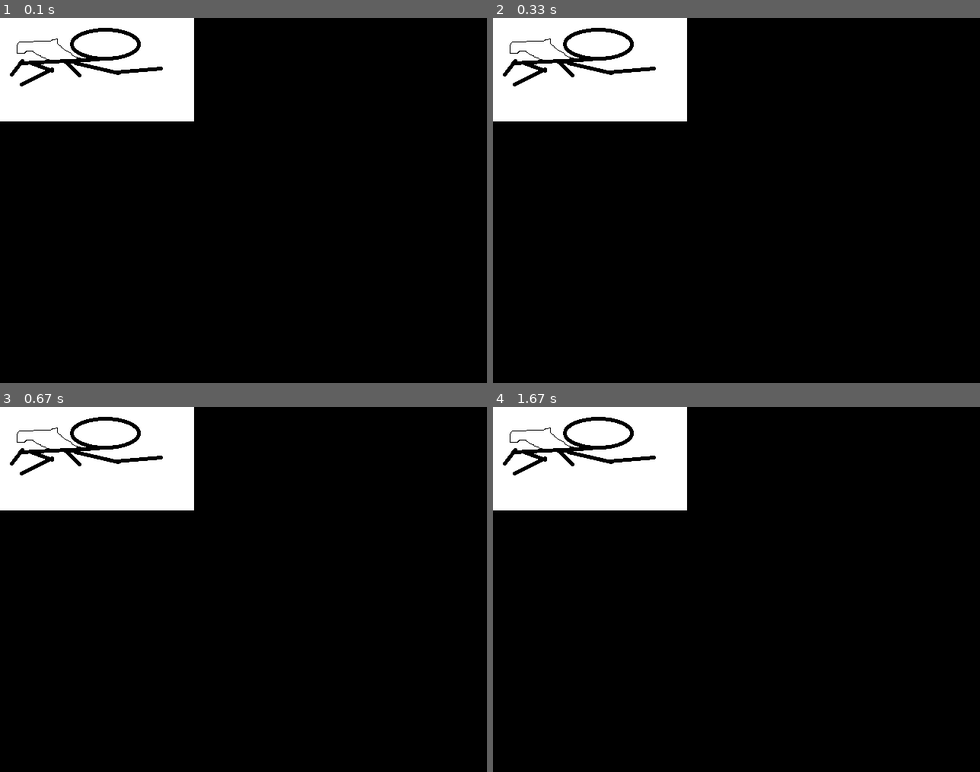
Above: before the commit, frames 1-4 (two rows, left to right).
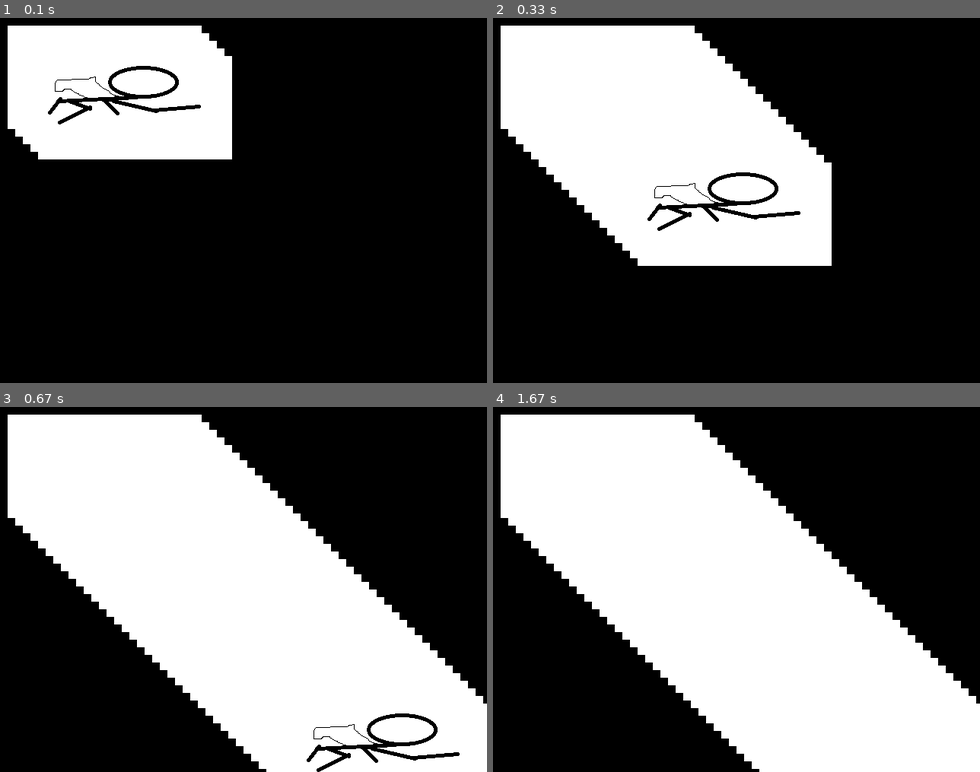
Above: after the commit, the same moments.

Repository: MrValdez/pygame-tutorial
Game: pygame game, started from main.py
Two runs of this game, one before a commit and one after it. Both use one fixed random seed, a clock stepped at 60 frames per second and the inputs below.
Inputs:
- Up to frame 1 (0.1 s): no input
- Up to frame 2 (0.33 s): no input
- Up to frame 3 (0.67 s): tap Enter at 0.33 s
- Up to frame 4 (1.67 s): no input

The runs differ from the first frame. In frame 1, 9.1% of the frame differs, in the area x 0-48%, y 0-39%; in frame 2, 25%; in frame 3, 45%; in frame 4, 46%, in the area x 0-100%, y 0-100%.

Commit message:
Moving the sprite

Diff:
--- a/main.py
+++ b/main.py
@@ -5,11 +5,14 @@
 
 pygame.init()
 screen = pygame.display.set_mode(resolution)
+clock = pygame.time.Clock()
 
 hero = pygame.image.load("hero.png")
 hero_pos = [0, 0]
 
 while isRunning:
+    tick = clock.tick(60)
+
     for event in pygame.event.get():
         if event.type == pygame.KEYDOWN:
             if event.key == pygame.K_ESCAPE:
@@ -18,6 +21,9 @@
         if event.type == pygame.QUIT:
             isRunning  = False
 
+    hero_pos[0] += 10
+    hero_pos[1] += 10
+
     screen.blit(hero, hero_pos)
 
     pygame.display.flip()
